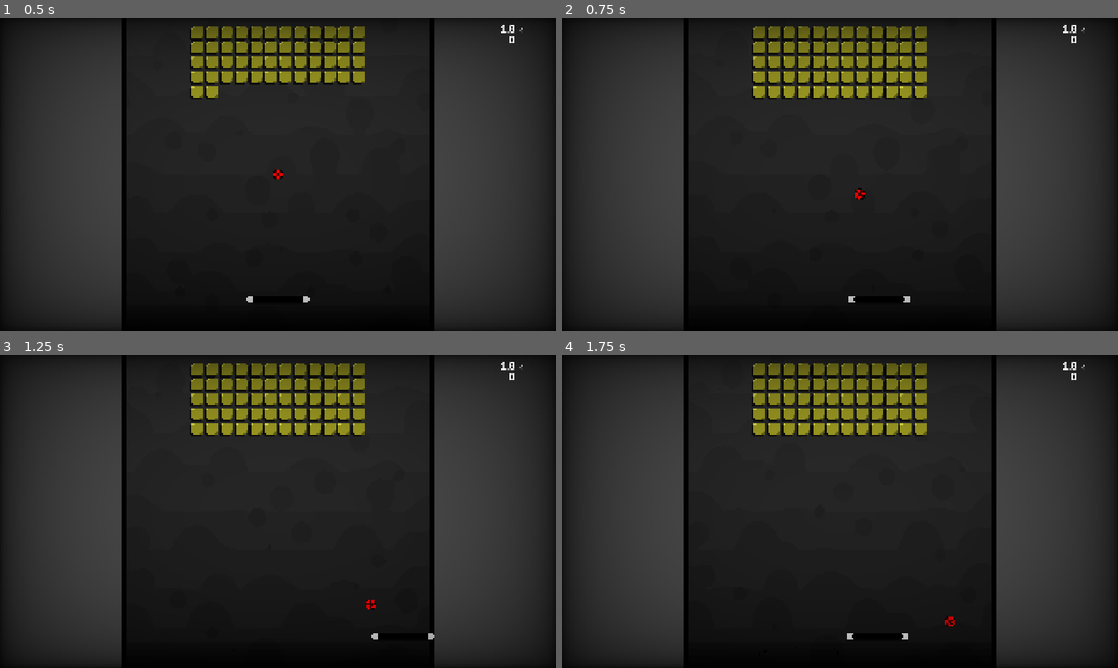
Above: before the commit, frames 1-4 (two rows, left to right).
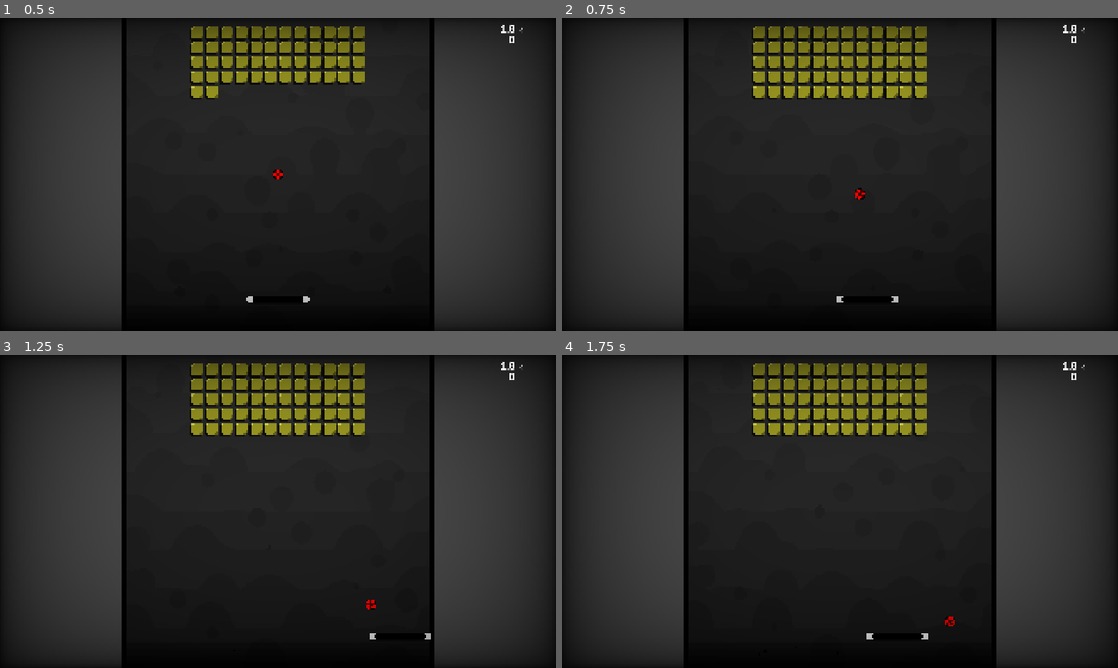
Above: after the commit, the same moments.

Repository: jardelguim/breakout
Game: Godot game, scene res://scenes/game.tscn
Same seed, same stepped clock (60 frames per second), same inputs: the game is played once before the commit and once after it. Sound files missing from this copy of the repository are replaced by a short silence.
Inputs:
- Up to frame 1 (0.5 s): no input
- Up to frame 2 (0.75 s): hold D (move_right) from 0.53 s (still down); tap Space (launch) at 0.6 s
- Up to frame 3 (1.25 s): keep holding D (move_right)
- Up to frame 4 (1.75 s): release D (move_right) at 1.28 s; hold A (move_left) from 1.28 s (still down); tap Space (launch) at 1.35 s

Frame 1 is identical in both runs. In frame 2, less than 0.1% of the frame differs, in the area x 49-63%, y 88-91%; in frame 3, less than 0.1%; in frame 4, less than 0.1%.

Commit message:
add beta acceleration

Diff:
--- a/src/paddle.gd
+++ b/src/paddle.gd
@@ -4,6 +4,7 @@
 var color = Color.BLACK
 var object_sound = SoundManager.paddle_list
 var quick_mode_flag: bool = false
+var acceleration = 0.2
 
 func _ready() -> void:
 	InputManager.action_pressed.connect(_on_action_pressed)
@@ -16,11 +17,16 @@
 			_move_left(delta)
 
 func _move_right(delta) -> void:
-	position.x += 1 * SPEED * delta
+	velocity.x = lerp(velocity.x, 1 * SPEED, acceleration)
+	velocity.y = 0
+	move_and_slide()
 	_clamp_position()
 
 func _move_left(delta) -> void:
-	position.x += -1 * SPEED * delta
+	velocity.x = lerp(velocity.x, -1 * SPEED, acceleration)
+
+	velocity.y = 0
+	move_and_slide()
 	_clamp_position()
 
 func _clamp_position() -> void:
